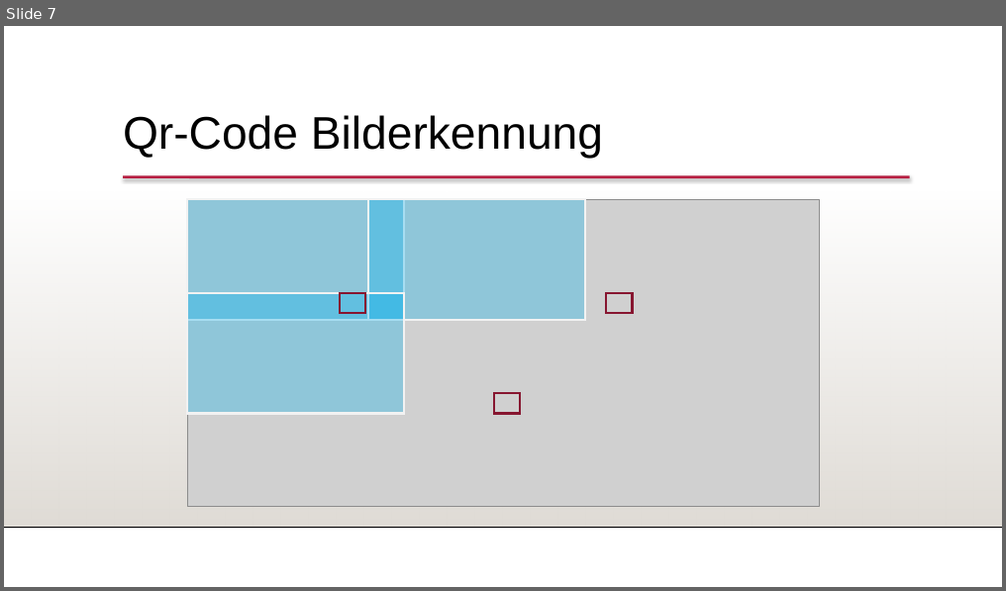
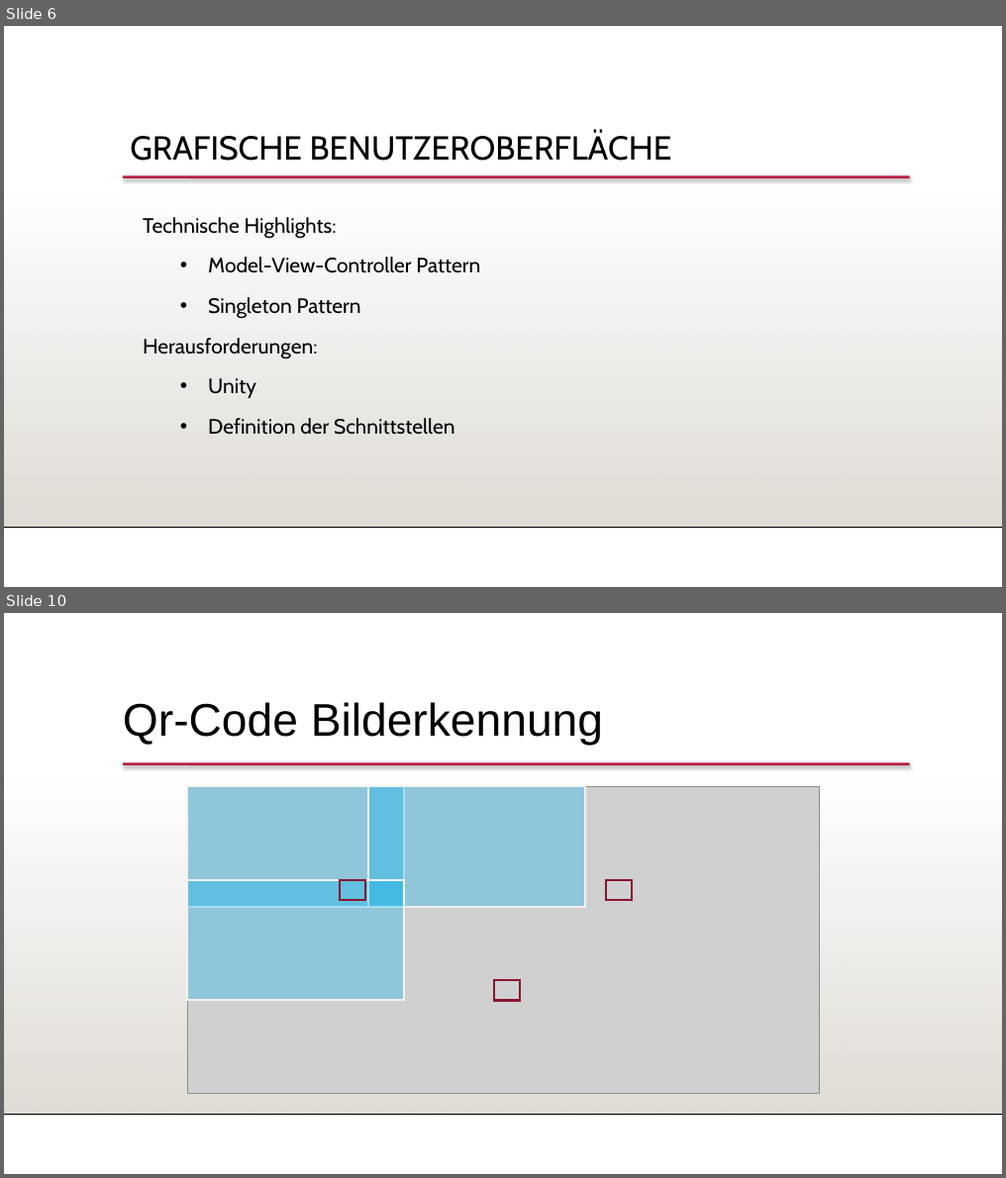
Before and after one commit to FeFi7/CarrierTracking, a slide deck: Präsentation/Teil2_Präsentation20_01_2021.pptx. Shown one above the other, each under a label of ours: slide 7 before the commit, slides 6 and 10 after it; the slides between them are not shown. The pictures are 1006x591 and 1006x1178 pixels, drawn with LibreOffice and Linux fonts; fonts in the diff are those of the drawing; grey boxes stand for pictures; background and template pictures are left out. Boxes give left, top, right and bottom in pixels: in the first picture for what was removed or moved away, otherwise in the second. Text is boxed around its words. In the diff, an @@ line names an element or a change of style, - is before the commit and + after.

```diff
--- a/Präsentation/Teil2_Präsentation20_01_2021.pptx
+++ b/Präsentation/Teil2_Präsentation20_01_2021.pptx
@@ slide 6 added at [4, 26, 1002, 587], background #FFFFFF; not listed: 3 template elements that a slide beside it also shows @@
@@ text added at [130, 132, 672, 161], 32 pt, text #000000 @@
+GRAFISCHE BENUTZEROBERFLÄCHE
@@ text added at [143, 217, 480, 435], 20 pt, text #000000 @@
+Technische Highlights:
+  • Model-View-Controller Pattern
+  • Singleton Pattern
+Herausforderungen:
+  • Unity
+  • Definition der Schnittstellen
@@ what was slide 7 is now slide 10 @@
```
Also in this commit, not shown: 1 slide changed, 8 other slides added, 4 slides removed.
